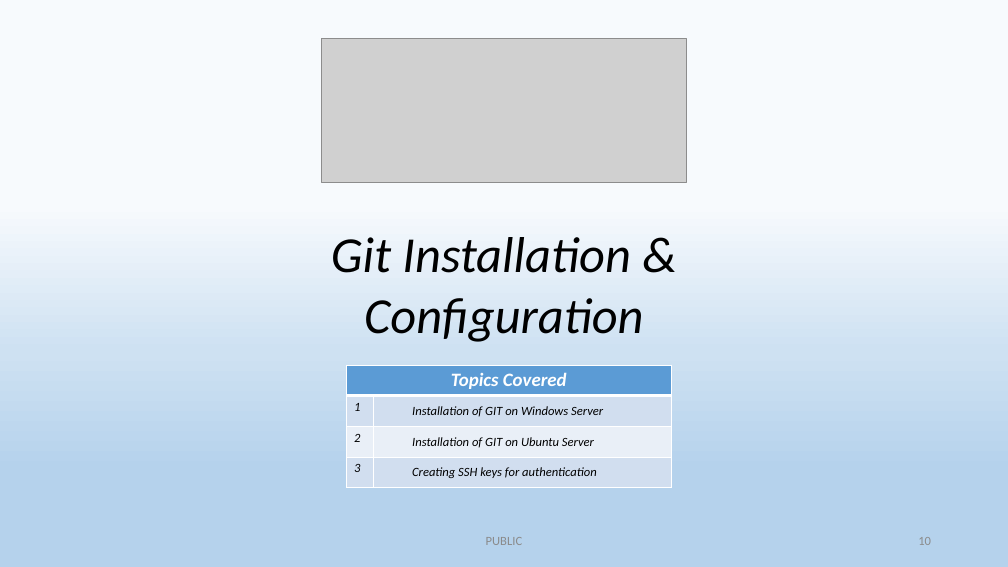
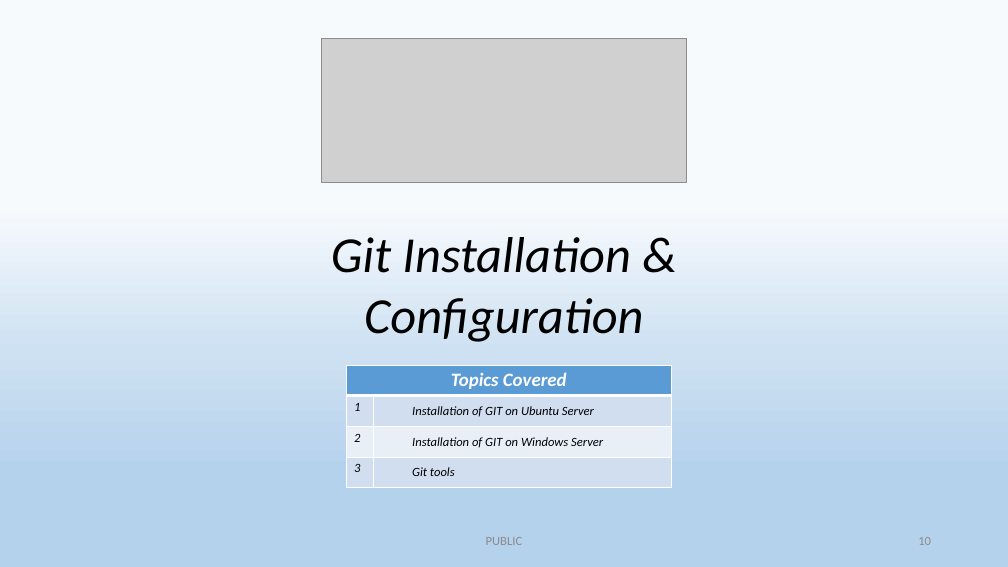
Before and after one commit to rakesh100282/Git-1, a slide deck: slide 10 of Git-V 0.1.pptx. Drawn at 1008x567 pixels with LibreOffice and Linux fonts; fonts in the diff are those of the drawing; grey boxes stand for pictures. Boxes give left, top, right and bottom in pixels: in the first picture for what was removed or moved away, otherwise in the second. Text is boxed around its words. In the diff, an @@ line names an element or a change of style, - is before the commit and + after.

```diff
--- a/Git-V 0.1.pptx
+++ b/Git-V 0.1.pptx
@@ table at [346, 365, 671, 488] @@
-row 2, column 2: Installation of GIT on Windows Server
+row 2, column 2: Installation of GIT on Ubuntu Server
-row 3, column 2: Installation of GIT on Ubuntu Server
+row 3, column 2: Installation of GIT on Windows Server
-row 4, column 2: Creating SSH keys for authentication
+row 4, column 2: Git tools
```
Also in this commit, not shown: 7 other slides changed, 11 slides added, 1 slide removed.
